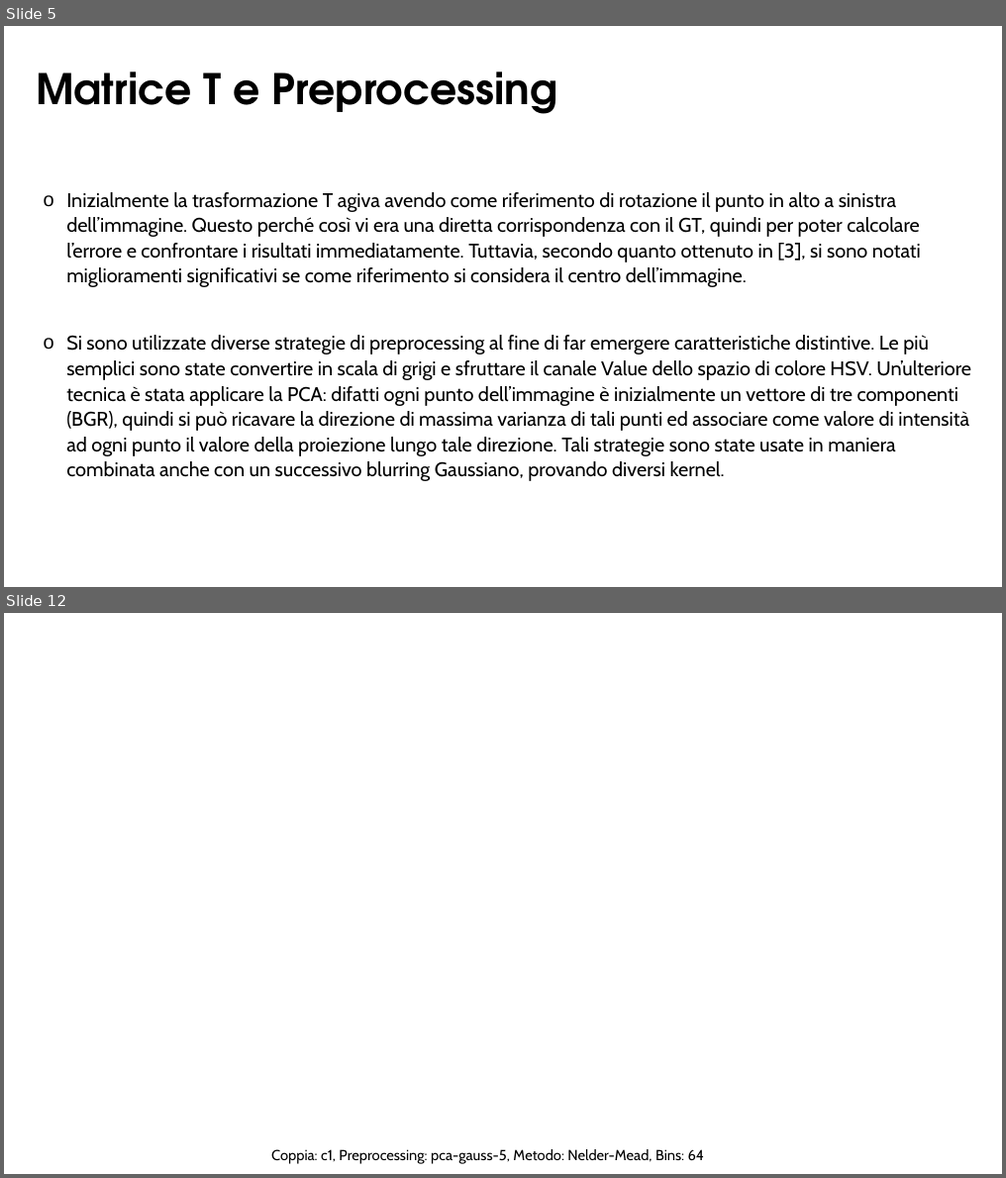
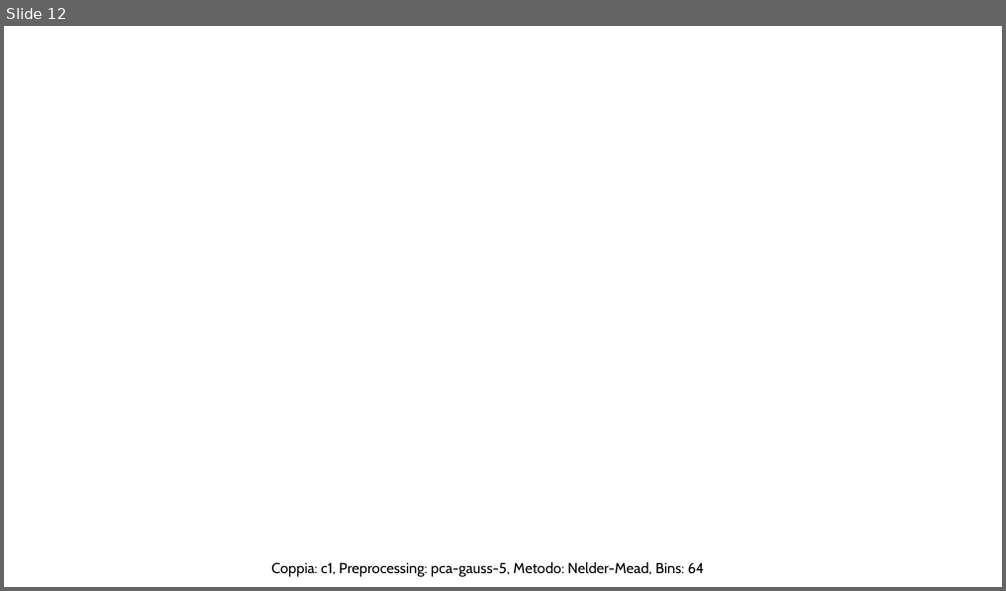
Before and after one commit to Gabro29/vision-course, a slide deck: First Assignment/Assignment_1.pptx. Shown one above the other, each under a label of ours: slides 5 and 12 before the commit, slide 12 after it; the slides between them are not shown. The pictures are 1006x1178 and 1006x591 pixels, drawn with LibreOffice and Linux fonts; fonts in the diff are those of the drawing; background and template pictures are left out. Boxes give left, top, right and bottom in pixels: in the first picture for what was removed or moved away, otherwise in the second. Text is boxed around its words. In the diff, an @@ line names an element or a change of style, - is before the commit and + after.

```diff
--- a/First Assignment/Assignment_1.pptx
+++ b/First Assignment/Assignment_1.pptx
@@ slide 5 removed at (x1=4, y1=26, x2=1002, y2=587), background #FFFFFF @@
@@ text removed at (x1=36, y1=72, x2=557, y2=114) @@
-Matrice T e Preprocessing
@@ text removed at (x1=66, y1=192, x2=971, y2=481) @@
-o Inizialmente la trasformazione T agiva avendo come riferimento di rotazione il punto in alto a sinistra dell’immagine. Questo perché così vi era una diretta corrispondenza con il GT, quindi per poter calcolare l’errore e confrontare i risultati immediatamente. Tuttavia, secondo quanto ottenuto in [3], si sono notati miglioramenti significativi se come riferimento si considera il centro dell’immagine.
-o Si sono utilizzate diverse strategie di preprocessing al fine di far emergere caratteristiche distintive. Le più semplici sono state convertire in scala di grigi e sfruttare il canale Value dello spazio di colore HSV. Un’ulteriore tecnica è stata applicare la PCA: difatti ogni punto dell’immagine è inizialmente un vettore di tre componenti (BGR), quindi si può ricavare la direzione di massima varianza di tali punti ed associare come valore di intensità ad ogni punto il valore della proiezione lungo tale direzione. Tali strategie sono state usate in maniera combinata anche con un successivo blurring Gaussiano, provando diversi kernel.
```
Also in this commit, not shown: 10 slides changed, 1 slide added, 1 other file.
